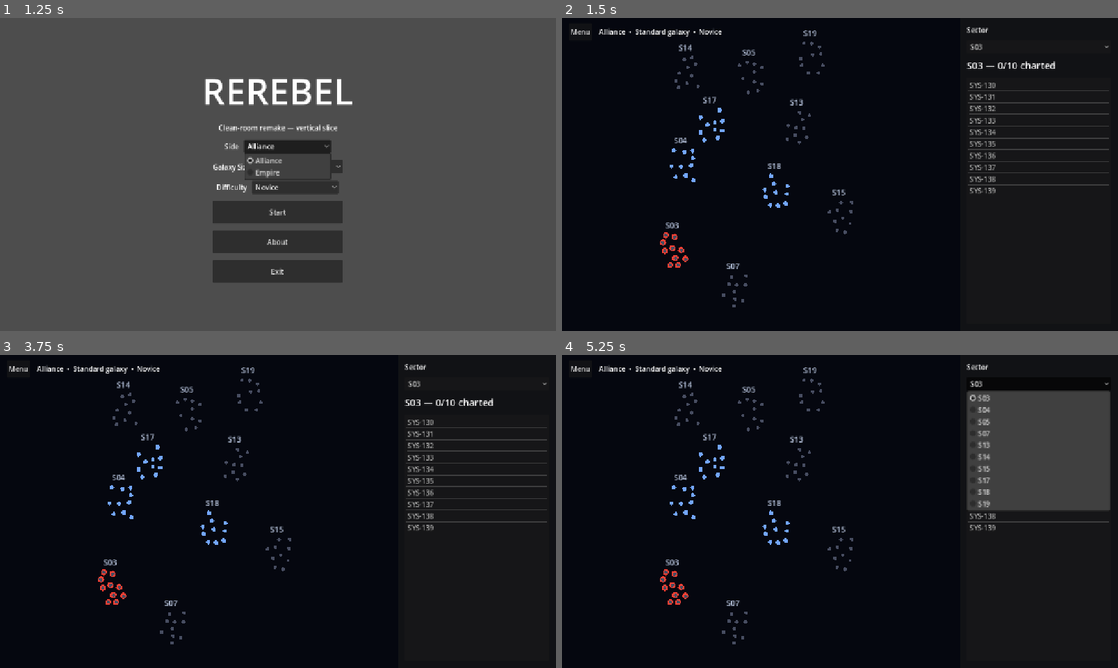
Above: before the commit, frames 1-4 (two rows, left to right).
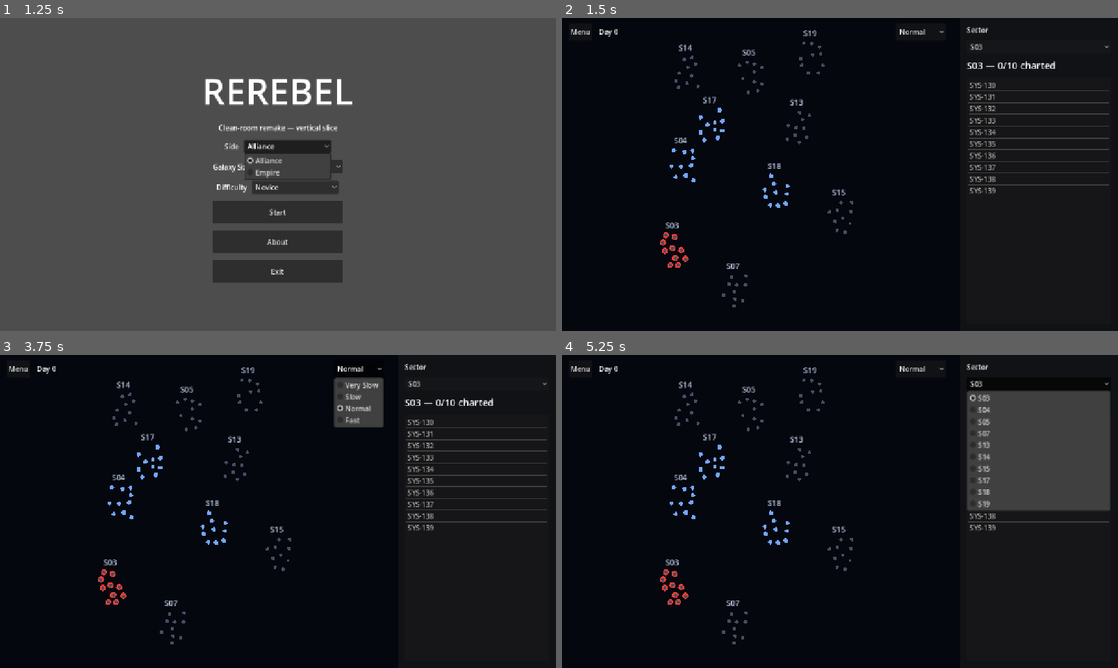
Above: after the commit, the same moments.

Repository: ACRTheBeard/ReRebel
Game: Godot game, scene res://ui/main_menu.tscn
The game is run twice, just before and just after one commit, with the same random seed, the same clock (stepped at 60 frames per second) and the same inputs.
Inputs (mouse positions are in pixels of both pictures, inside the frame that each line leads up to):
- Up to frame 1 (1.25 s): click "Alliance" at 0.5 s
- Up to frame 2 (1.5 s): click "Start" at 1.25 s
- Up to frame 3 (3.75 s): click "Menu" at 2 s; click "Start" at 2.75 s; click (361, 367) at 3.5 s, where only the run after the commit has a clickable "Normal"
- Up to frame 4 (5.25 s): click (923, 367) at 4.25 s, where only the run after the commit has a clickable "Normal"; click "S03" at 5 s

Frame 1 is identical in both runs. In frame 2, 0.3% of the frame differs, in the area x 6-69%, y 3-6%; in frame 3, 1.7%, in the area x 6-69%, y 3-24%; in frame 4, 0.3%.

Commit message:
Added in maximized start and the day timer

Diff:
--- a/game/galaxy/galaxy_data.gd
+++ b/game/galaxy/galaxy_data.gd
@@ -17,11 +17,46 @@
 	"flash": Color(1.22, 1.22, 1.28),
 }
 
-static var _colors := {}
+const DEFAULT_LAYOUT := {
+	"map_width": 900.0,
+	"map_height": 720.0,
+	"map_margin": 40.0,
+	"click_radius": 14.0,
+	"sector_radius": 30.0,
+	"drag_threshold": 6.0,
+	"dot_explored": 5.0,
+	"dot_unexplored": 4.0,
+	"dot_mini": 7.0,
+	"pick_radius": 16.0,
+	"mini_pad": 18.0,
+	"panel_width": 364.0,
+	"pip_origin": Vector2(16, 64),
+	"pip_size": Vector2(426, 312),
+	"pip_gap": 16.0,
+	"zoom_min": 0.6,
+	"zoom_max": 4.0,
+	"zoom_step": 1.15,
+	"flash_seconds": 1.0,
+}
 
-const SIDES: PackedStringArray = ["Alliance", "Empire"]
+const DEFAULT_FONTS := {
+	"menu_title": 84,
+	"sector_tag": 18,
+	"card_title": 20,
+	"mini_tag": 16,
+	"panel_header": 22,
+}
+
+const DEFAULT_TIME := {
+	"speed_names": ["Very Slow", "Slow", "Normal", "Fast"],
+	"day_lengths": [8.0, 4.0, 2.0, 0.5],
+}
+
+const DEFAULT_FACTIONS: PackedStringArray = ["Alliance", "Empire"]
 const SIZES: PackedStringArray = ["Standard", "Large", "Huge"]
 const DIFFICULTIES: PackedStringArray = ["Novice", "Intermediate", "Expert"]
+
+static var _factions := PackedStringArray()
 
 
 static func load_sectors() -> Array:
@@ -64,28 +99,77 @@
 	return systems.filter(func(sys: Dictionary) -> bool: return sys["sector"] in ids)
 
 
-## Theme colors, loaded once from the theme folder. Missing file or
-## keys fall back to built-in defaults so the game always runs.
-static func colors() -> Dictionary:
-	if _colors.is_empty():
-		_colors = DEFAULT_COLORS.duplicate()
+static var _sections := {}
+
+
+## Any theme section, loaded once. Missing file or keys fall back to
+## built-in defaults so the game always runs.
+static func _section(name: String, defaults: Dictionary) -> Dictionary:
+	if not _sections.has(name):
+		var out := defaults.duplicate()
 		var file := ConfigFile.new()
 		if file.load(THEME_PATH) == OK:
-			for key in DEFAULT_COLORS:
-				_colors[key] = file.get_value("colors", key, DEFAULT_COLORS[key])
-	return _colors
+			for key in defaults:
+				out[key] = file.get_value(name, key, defaults[key])
+		_sections[name] = out
+	return _sections[name]
+
+
+static func colors() -> Dictionary:
+	return _section("colors", DEFAULT_COLORS)
+
+
+static func layout() -> Dictionary:
+	return _section("layout", DEFAULT_LAYOUT)
+
+
+static func fonts() -> Dictionary:
+	return _section("fonts", DEFAULT_FONTS)
+
+
+static func time() -> Dictionary:
+	var raw := _section("time", DEFAULT_TIME)
+	return {
+		"speed_names": PackedStringArray(Array(raw.get("speed_names", []))),
+		"day_lengths": PackedFloat32Array(Array(raw.get("day_lengths", []))),
+	}
+
+
+## Theme faction names, loaded once like colors. Falls back to
+## built-in defaults so the game always runs.
+static func factions() -> PackedStringArray:
+	if _factions.is_empty():
+		_factions = DEFAULT_FACTIONS
+		var file := ConfigFile.new()
+		if file.load(THEME_PATH) == OK:
+			var names: Variant = file.get_value("factions", "names", DEFAULT_FACTIONS)
+			if names is PackedStringArray and not (names as PackedStringArray).is_empty():
+				_factions = names
+	return _factions
 
 
 static func load_settings() -> Dictionary:
 	var file := ConfigFile.new()
 	file.load(SETTINGS_PATH)
-	var side := clampi(int(file.get_value("side", "side", 0)), 0, SIDES.size() - 1)
+	var sides := factions()
+	var side := clampi(int(file.get_value("side", "side", 0)), 0, sides.size() - 1)
 	var size := clampi(int(file.get_value("galaxy", "galaxy_size", 0)), 0, SIZES.size() - 1)
 	var diff := clampi(int(file.get_value("difficulty", "difficulty", 0)), 0, DIFFICULTIES.size() - 1)
+	var speed_count := maxi(1, int(time()["speed_names"].size()))
+	var speed := clampi(int(file.get_value("time", "speed", 2)), 0, speed_count - 1)
 	return {
-		"side": side, "size": size, "difficulty": diff,
-		"side_name": SIDES[side], "size_name": SIZES[size], "difficulty_name": DIFFICULTIES[diff],
+		"side": side, "size": size, "difficulty": diff, "speed": speed,
+		"side_name": sides[side], "size_name": SIZES[size], "difficulty_name": DIFFICULTIES[diff],
 	}
+
+
+static func save_setting(section: String, key: String, value: Variant) -> void:
+	var file := ConfigFile.new()
+	file.load(SETTINGS_PATH)
+	file.set_value(section, key, value)
+	var err := file.save(SETTINGS_PATH)
+	if err != OK:
+		push_warning("Could not save settings: %s" % error_string(err))
 
 
 static func _read_galaxy() -> Dictionary:
--- a/game/galaxy/galaxy_map.gd
+++ b/game/galaxy/galaxy_map.gd
@@ -3,19 +3,24 @@
 ## selection listing that sector's systems. Drag to pan, wheel to zoom,
 ## double-click a sector to focus it. Placeholder tags only.
 
-const MAP_WIDTH := 900.0
-const MAP_HEIGHT := 720.0
-const MAP_CENTER := Vector2(450.0, 360.0)
-const MARGIN := 40.0
-const CLICK_RADIUS := 14.0
-const SECTOR_RADIUS := 30.0
-const MIN_ZOOM := 0.6
-const MAX_ZOOM := 4.0
-const ZOOM_STEP := 1.15
-const DRAG_THRESHOLD := 6.0
-
 ## Pan/zoom are built and tested but parked until the map flow wants them.
 const ENABLE_PAN_ZOOM := false
+
+var _map_w := 900.0
+var _map_h := 720.0
+var _map_center := Vector2(450.0, 360.0)
+var _margin := 40.0
+var _click_radius := 14.0
+var _sector_radius := 30.0
+var _min_zoom := 0.6
+var _max_zoom := 4.0
+var _zoom_step := 1.15
+var _drag_threshold := 6.0
+var _pip_origin := Vector2(16, 64)
+var _pip_size := Vector2(426, 312)
+var _pip_gap := 16.0
+var _dot_e := 5.0
+var _dot_u := 4.0
 
 var _systems: Array = []
 var _sectors: Array = []
@@ -29,11 +34,13 @@
 var _dragging := false
 var _press_pos := Vector2.ZERO
 var _theme: Dictionary = {}
+var _day := 0.0
+var _shown_day := -1
+var _speed := 2
+var _speed_names := PackedStringArray()
+var _day_lengths := PackedFloat32Array()
 
 const CARD_SCENE := preload("res://galaxy/system_card.tscn")
-const PIP_ORIGIN := Vector2(16, 64)
-const PIP_SIZE := Vector2(426, 312)
-const PIP_GAP := 16.0
 const PIP_SLOTS := 4
 
 var _cards: Array = []
@@ -43,17 +50,20 @@
 @onready var _sector_label: Label = %SectorLabel
 @onready var _sector_button: OptionButton = %SectorButton
 @onready var _system_list: ItemList = %SystemList
-@onready var _settings_label: Label = %SettingsLabel
+@onready var _day_label: Label = %DayLabel
+@onready var _speed_button: OptionButton = %SpeedButton
 @onready var _pip_grid: Control = %PiPGrid
+@onready var _side_panel: PanelContainer = %Panel
 
 
 func _ready() -> void:
 	var settings := GalaxyData.load_settings()
 	_side = int(settings["side"])
 	_theme = GalaxyData.colors()
+	_apply_theme()
 	_sectors = GalaxyData.sectors_for_size(GalaxyData.load_sectors(), settings["size"])
 	_systems = GalaxyData.systems_for_sectors(GalaxyData.load_systems(), _sectors)
-	_settings_label.text = "%s  •  %s galaxy  •  %s" % [settings["side_name"], settings["size_name"], settings["difficulty_name"]]
+	_setup_clock(int(settings["speed"]))
 	_compute_transform()
 	_populate_sector_picker()
 	_spawn_cards()
@@ -61,9 +71,31 @@
 		select_sector(_sectors[0]["id"])
 
 
+func _apply_theme() -> void:
+	var layout := GalaxyData.layout()
+	var fonts := GalaxyData.fonts()
+	_map_w = float(layout["map_width"])
+	_map_h = float(layout["map_height"])
+	_map_center = Vector2(_map_w, _map_h) * 0.5
+	_margin = float(layout["map_margin"])
+	_click_radius = float(layout["click_radius"])
+	_sector_radius = float(layout["sector_radius"])
+	_min_zoom = float(layout["zoom_min"])
+	_max_zoom = float(layout["zoom_max"])
+	_zoom_step = float(layout["zoom_step"])
+	_drag_threshold = float(layout["drag_threshold"])
+	_pip_origin = layout["pip_origin"]
+	_pip_size = layout["pip_size"]
+	_pip_gap = float(layout["pip_gap"])
+	_dot_e = float(layout["dot_explored"])
+	_dot_u = float(layout["dot_unexplored"])
+	_side_panel.offset_left = -float(layout["panel_width"])
+	_sector_label.add_theme_font_size_override("font_size", int(fonts["panel_header"]))
+
+
 func map_pos(p: Vector2i) -> Vector2:
 	var base := Vector2(p) * _scale + _offset
-	return (base - MAP_CENTER) * _zoom + MAP_CENTER + _pan
+	return (base - _map_center) * _zoom + _map_center + _pan
 
 
 func reset_view() -> void:
@@ -102,8 +134,8 @@
 func _spawn_cards() -> void:
 	for i in range(PIP_SLOTS):
 		var card: SystemCard = CARD_SCENE.instantiate()
-		card.position = PIP_ORIGIN + Vector2(i % 2, i / 2) * (PIP_SIZE + Vector2(PIP_GAP, PIP_GAP))
-		card.size = PIP_SIZE
+		card.position = _pip_origin + Vector2(i % 2, i / 2) * (_pip_size + Vector2(_pip_gap, _pip_gap))
+		card.size = _pip_size
 		card.visible = false
 		card.closed.connect(_refresh_open_indicators)
 		card.focus_changed.connect(_refresh_open_indicators)
@@ -177,10 +209,10 @@
 		match mb.button_index:
 			MOUSE_BUTTON_WHEEL_UP:
 				if mb.pressed and ENABLE_PAN_ZOOM:
-					_zoom_at(mb.position, ZOOM_STEP)
+					_zoom_at(mb.position, _zoom_step)
 			MOUSE_BUTTON_WHEEL_DOWN:
 				if mb.pressed and ENABLE_PAN_ZOOM:
-					_zoom_at(mb.position, 1.0 / ZOOM_STEP)
+					_zoom_at(mb.position, 1.0 / _zoom_step)
 			MOUSE_BUTTON_LEFT:
 				if mb.pressed:
 					if mb.double_click:
@@ -198,7 +230,7 @@
 		if not ENABLE_PAN_ZOOM:
 			return
 		var mm := event as InputEventMouseMotion
-		if not _dragging and mm.position.distance_to(_press_pos) > DRAG_THRESHOLD:
+		if not _dragging and mm.position.distance_to(_press_pos) > _drag_threshold:
 			_dragging = true
 		if _dragging:
 			_pan_by(mm.relative)
@@ -212,9 +244,44 @@
 	select_sector(int(_sector_button.get_item_metadata(index)))
 
 
+func _setup_clock(saved_speed: int) -> void:
+	var clock := GalaxyData.time()
+	_speed_names = clock["speed_names"]
+	_day_lengths = clock["day_lengths"]
+	_speed_button.clear()
+	for n in _speed_names:
+		_speed_button.add_item(n)
+	_speed = clampi(saved_speed, 0, _speed_names.size() - 1)
+	_speed_button.select(_speed)
+	_refresh_day()
+
+
+func _process(delta: float) -> void:
+	if delta > 0.0 and not _day_lengths.is_empty():
+		_tick(delta)
+
+
+## Advance the clock by real seconds; split out for exact testing.
+func _tick(seconds: float) -> void:
+	_day += seconds / _day_lengths[_speed]
+	_refresh_day()
+
+
+func _refresh_day() -> void:
+	var whole := int(_day)
+	if whole != _shown_day:
+		_shown_day = whole
+		_day_label.text = "Day %d" % whole
+
+
+func _on_speed_selected(index: int) -> void:
+	_speed = clampi(index, 0, _speed_names.size() - 1)
+	GalaxyData.save_setting("time", "speed", _speed)
+
+
 func _zoom_at(screen_point: Vector2, factor: float) -> void:
-	var next := clampf(_zoom * factor, MIN_ZOOM, MAX_ZOOM)
-	_pan = screen_point - MAP_CENTER - (screen_point - MAP_CENTER - _pan) * (next / _zoom)
+	var next := clampf(_zoom * factor, _min_zoom, _max_zoom)
+	_pan = screen_point - _map_center - (screen_point - _map_center - _pan) * (next / _zoom)
 	_zoom = next
 	queue_redraw()
 
@@ -226,14 +293,14 @@
 
 func _click_at(point: Vector2) -> void:
 	var best_sector := -1
-	var best_dist := CLICK_RADIUS
+	var best_dist := _click_radius
 	for sys in _systems:
 		var d := map_pos(sys["pos"]).distance_to(point)
 		if d < best_dist:
 			best_dist = d
 			best_sector = sys["sector"]
 	if best_sector < 0:
-		best_dist = SECTOR_RADIUS
+		best_dist = _sector_radius
 		for s in _sectors:
 			var d := map_pos(s["pos"]).distance_to(point)
 			if d < best_dist:
@@ -245,7 +312,7 @@
 
 func _double_click_at(point: Vector2) -> void:
 	var best: Dictionary = {}
-	var best_dist := SECTOR_RADIUS * 2.0
+	var best_dist := _sector_radius * 2.0
 	for sys in _systems:
 		var d := map_pos(sys["pos"]).distance_to(point)
 		if d < best_dist:
@@ -278,16 +345,16 @@
 		min_p = min_p.min(p)
 		max_p = max_p.max(p)
 	var span := (max_p - min_p) + Vector2(40, 40)
-	_scale = minf((MAP_WIDTH - MARGIN * 2.0) / span.x, (MAP_HEIGHT - MARGIN * 2.0) / span.y)
+	_scale = minf((_map_w - _margin * 2.0) / span.x, (_map_h - _margin * 2.0) / span.y)
 	var used := span * _scale
-	_offset = (Vector2(MAP_WIDTH, MAP_HEIGHT) - used) * 0.5 - (min_p - Vector2(20, 20)) * _scale
+	_offset = (Vector2(_map_w, _map_h) - used) * 0.5 - (min_p - Vector2(20, 20)) * _scale
 
 
 func _draw() -> void:
 	for sys in _systems:
 		var p := map_pos(sys["pos"])
 		var color: Color = _theme.get("explored", Color.BLUE) if sys["explored"] else _theme.get("unexplored", Color.GRAY)
-		var radius := 5.0 if sys["explored"] else 4.0
+		var radius := _dot_e if sys["explored"] else _dot_u
 		if sys["sector"] == _selected_sector:
 			draw_circle(p, (radius + 3.0) * _zoom, _selection_color())
 		draw_circle(p, radius * _zoom, color)
@@ -297,4 +364,4 @@
 	if font != null:
 		for s in _sectors:
 			draw_string(font, map_pos(s["pos"]) + Vector2(10, -10), s["tag"],
-				HORIZONTAL_ALIGNMENT_LEFT, -1.0, 18, _theme.get("tag", Color.WHITE))
+				HORIZONTAL_ALIGNMENT_LEFT, -1.0, int(GalaxyData.fonts()["sector_tag"]), _theme.get("tag", Color.WHITE))
--- a/game/galaxy/galaxy_map.tscn
+++ b/game/galaxy/galaxy_map.tscn
@@ -31,12 +31,16 @@
 layout_mode = 2
 text = "Menu"
 
-[node name="SettingsLabel" type="Label" parent="./UI/TopBar"]
+[node name="DayLabel" type="Label" parent="./UI/TopBar"]
 unique_name_in_owner = true
 layout_mode = 2
 size_flags_horizontal = 3
-text = "Settings"
+text = "Day 0"
 vertical_alignment = 1
+
+[node name="SpeedButton" type="OptionButton" parent="./UI/TopBar"]
+unique_name_in_owner = true
+layout_mode = 2
 
 [node name="PiPGrid" type="Control" parent="./UI"]
 unique_name_in_owner = true
@@ -45,6 +49,7 @@
 offset_bottom = 720.0
 
 [node name="Panel" type="PanelContainer" parent="./UI"]
+unique_name_in_owner = true
 anchors_preset = 2
 anchor_left = 1.0
 anchor_top = 0.0
@@ -85,3 +90,4 @@
 
 [connection signal="pressed" from="UI/TopBar/MenuButton" to="." method="_on_menu_pressed"]
 [connection signal="item_selected" from="UI/Panel/Margin/Column/SectorButton" to="." method="_on_sector_selected"]
+[connection signal="item_selected" from="UI/TopBar/SpeedButton" to="." method="_on_speed_selected"]
--- a/game/galaxy/sector_mini_map.gd
+++ b/game/galaxy/sector_mini_map.gd
@@ -5,16 +5,22 @@
 signal system_picked(system_id: int)
 
 const PAD := 18.0
-const DOT_RADIUS := 7.0
-const PICK_RADIUS := 16.0
-
 var _systems: Array = []
 var _focused := -1
+var _dot := 7.0
+var _pick := 16.0
+var _pad := 18.0
+var _tag_size := 16
 
 
 func show_sector(systems: Array, focused_id: int) -> void:
 	_systems = systems
 	_focused = focused_id
+	var layout := GalaxyData.layout()
+	_dot = float(layout["dot_mini"])
+	_pick = float(layout["pick_radius"])
+	_pad = float(layout["mini_pad"])
+	_tag_size = int(GalaxyData.fonts()["mini_tag"])
 	queue_redraw()
 
 
@@ -34,7 +40,7 @@
 		min_p = min_p.min(p)
 		max_p = max_p.max(p)
 	var span := (max_p - min_p) + Vector2(40, 40)
-	var sc := minf((size.x - PAD * 2.0) / span.x, (size.y - PAD * 2.0) / span.y)
+	var sc := minf((size.x - _pad * 2.0) / span.x, (size.y - _pad * 2.0) / span.y)
 	var used := span * sc
 	var off := (size - used) * 0.5 - (min_p - Vector2(20, 20)) * sc
 	for s in _systems:
@@ -45,7 +51,7 @@
 func system_at(point: Vector2) -> int:
 	var dots := layout()
 	var best := -1
-	var best_dist := PICK_RADIUS
+	var best_dist := _pick
 	for id in dots:
 		var d: float = (dots[id] as Vector2).distance_to(point)
 		if d < best_dist:
@@ -70,12 +76,12 @@
 		var sys := _system_for(id)
 		var theme := GalaxyData.colors()
 		var color: Color = theme.get("explored", Color.BLUE) if sys.get("explored", false) else theme.get("unexplored", Color.GRAY)
-		draw_circle(dots[id], DOT_RADIUS, color)
+		draw_circle(dots[id], _dot, color)
 		if int(id) == _focused:
-			draw_arc(dots[id], DOT_RADIUS + 4.0, 0.0, TAU, 32, Color.WHITE, 2.0)
+			draw_arc(dots[id], _dot + 4.0, 0.0, TAU, 32, Color.WHITE, 2.0)
 			if font != null:
 				draw_string(font, (dots[id] as Vector2) + Vector2(12, -8), str(sys.get("tag", "")),
-					HORIZONTAL_ALIGNMENT_LEFT, -1.0, 16, Color.WHITE)
+					HORIZONTAL_ALIGNMENT_LEFT, -1.0, _tag_size, Color.WHITE)
 
 
 func _system_for(system_id: int) -> Dictionary:
--- a/game/galaxy/system_card.gd
+++ b/game/galaxy/system_card.gd
@@ -17,12 +17,16 @@
 @onready var _details: Label = %CardDetails
 
 
+func _ready() -> void:
+	_title.add_theme_font_size_override("font_size", int(GalaxyData.fonts()["card_title"]))
+
+
 func flash() -> void:
 	if _flash_tween != null and _flash_tween.is_valid():
 		_flash_tween.kill()
 	modulate = GalaxyData.colors().get("flash", Color.WHITE)
 	_flash_tween = create_tween()
-	_flash_tween.tween_property(self, "modulate", Color.WHITE, 1.0)
+	_flash_tween.tween_property(self, "modulate", Color.WHITE, float(GalaxyData.layout()["flash_seconds"]))
 
 
 func open_sector(sector_id_value: int, sector_tag: String, systems: Array) -> void:
--- a/game/theme/theme.cfg
+++ b/game/theme/theme.cfg
@@ -1,6 +1,45 @@
 ; ReRebel visual theme. Colors are gameplay-neutral (faction colors
 ; follow the reference loyalty scheme); positions come from galaxy.json.
 ; Edit values here to reskin — no code changes needed.
+
+[layout]
+
+map_width=900.0
+map_height=720.0
+map_margin=40.0
+click_radius=14.0
+sector_radius=30.0
+drag_threshold=6.0
+dot_explored=5.0
+dot_unexplored=4.0
+dot_mini=7.0
+pick_radius=16.0
+mini_pad=18.0
+panel_width=364.0
+pip_origin=Vector2(16, 64)
+pip_size=Vector2(426, 312)
+pip_gap=16.0
+zoom_min=0.6
+zoom_max=4.0
+zoom_step=1.15
+flash_seconds=1.0
+
+[fonts]
+
+menu_title=84
+sector_tag=18
+card_title=20
+mini_tag=16
+panel_header=22
+
+[time]
+
+speed_names=PackedStringArray("Very Slow", "Slow", "Normal", "Fast")
+day_lengths=PackedFloat32Array(240.0, 60.0, 3.0, 0.5)
+
+[factions]
+
+names=PackedStringArray("Alliance", "Empire")
 
 [colors]
 
--- a/game/ui/main_menu.gd
+++ b/game/ui/main_menu.gd
@@ -4,7 +4,6 @@
 
 const SETTINGS_PATH := "user://rerebel_settings.cfg"
 
-const SIDES: PackedStringArray = ["Alliance", "Empire"]
 const SIDE_SECTION := "side"
 const SIDE_KEY := "side"
 
@@ -17,19 +16,22 @@
 const DIFFICULTY_KEY := "difficulty"
 
 @onready var _about_dialog: AcceptDialog = %AboutDialog
+@onready var _title: Label = %Title
 @onready var _side_button: OptionButton = %SideButton
 @onready var _galaxy_size_button: OptionButton = %GalaxySizeButton
 @onready var _difficulty_button: OptionButton = %DifficultyButton
 
 
 func _ready() -> void:
-	_populate(_side_button, SIDES, _load_setting(SIDE_SECTION, SIDE_KEY, SIDES.size()))
+	_title.add_theme_font_size_override("font_size", int(GalaxyData.fonts()["menu_title"]))
+	var sides := GalaxyData.factions()
+	_populate(_side_button, sides, _load_setting(SIDE_SECTION, SIDE_KEY, sides.size()))
 	_populate(_galaxy_size_button, GALAXY_SIZES, _load_setting(GALAXY_SECTION, GALAXY_KEY, GALAXY_SIZES.size()))
 	_populate(_difficulty_button, DIFFICULTIES, _load_setting(DIFFICULTY_SECTION, DIFFICULTY_KEY, DIFFICULTIES.size()))
 
 
 func get_side_name() -> String:
-	return SIDES[_side_button.selected]
+	return GalaxyData.factions()[_side_button.selected]
 
 
 func get_galaxy_size() -> int:
--- a/game/ui/main_menu.tscn
+++ b/game/ui/main_menu.tscn
@@ -25,6 +25,7 @@
 alignment = 1
 
 [node name="Title" type="Label" parent="./Center/Menu"]
+unique_name_in_owner = true
 layout_mode = 2
 theme_override_font_sizes/font_size = 84
 text = "REREBEL"
